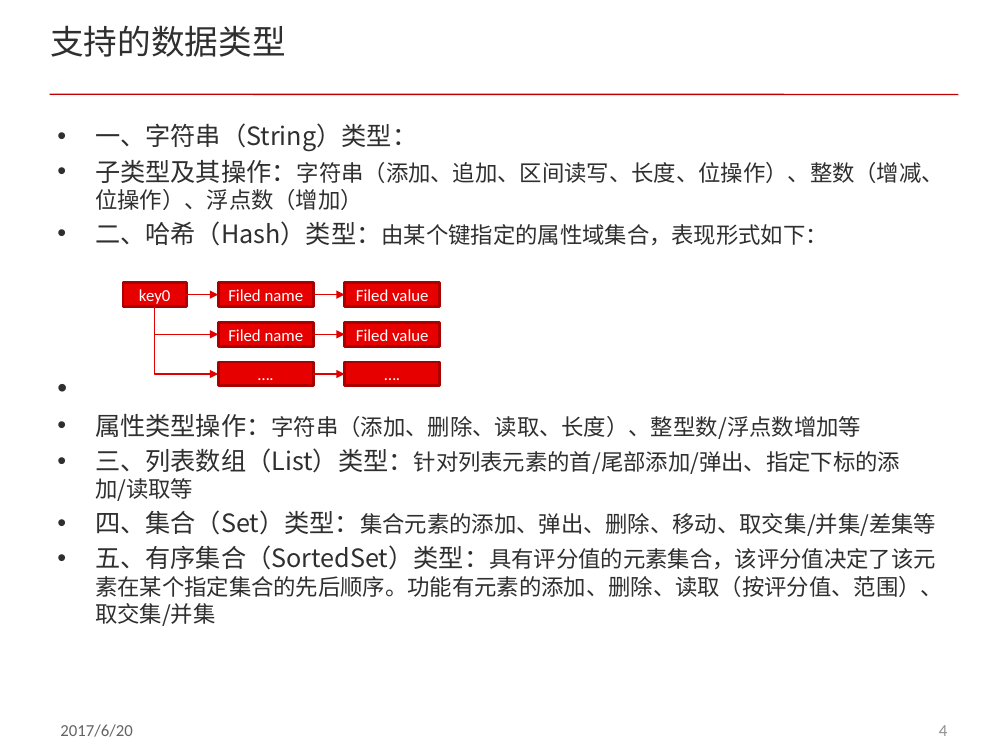
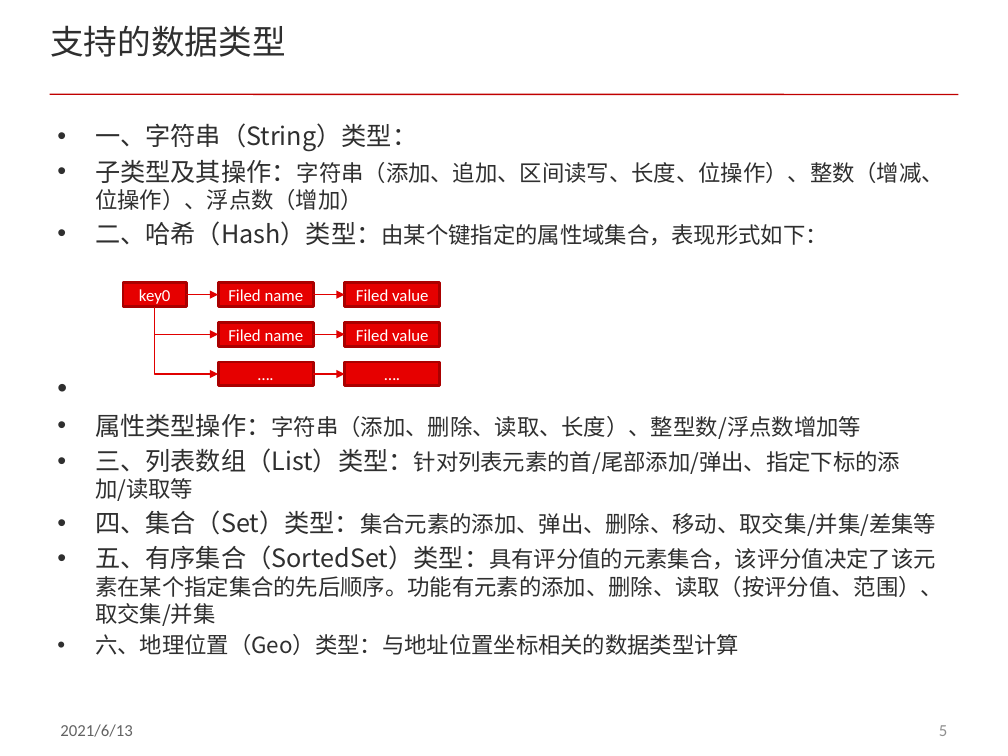
Before and after one commit to acl-dev/acl, a slide deck: slide 5 of doc/redis_cluster.pptx (slide 4 before the commit). Drawn at 1008x756 pixels with LibreOffice and Linux fonts; fonts in the diff are those of the drawing. Boxes give left, top, right and bottom in pixels: in the first picture for what was removed or moved away, otherwise in the second. Text is boxed around its words. In the diff, an @@ line names an element or a change of style, - is before the commit and + after.

```diff
--- a/doc/redis_cluster.pptx
+++ b/doc/redis_cluster.pptx
@@ text at bbox=[95, 634, 739, 655]: paragraph added @@
+• 六、地理位置（Geo）类型：与地址位置坐标相关的数据类型计算
@@ text at bbox=[60, 724, 132, 737]: text changed @@
-2017/6/20
+2021/6/13
@@ page number at bbox=[939, 725, 947, 736]: text changed @@
-4
+5
```
Also in this commit, not shown: 23 other slides changed, 3 slides added.
